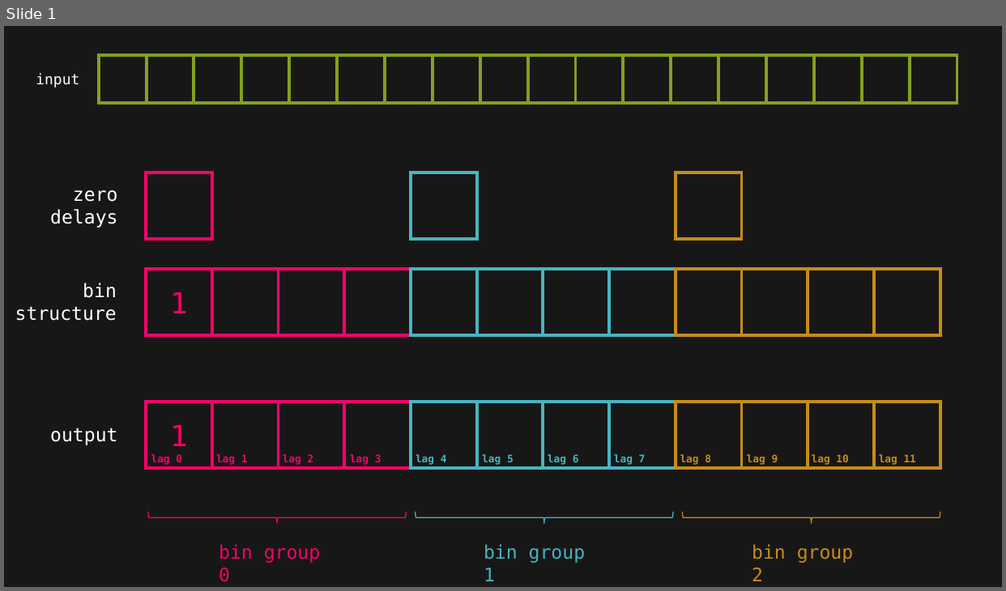
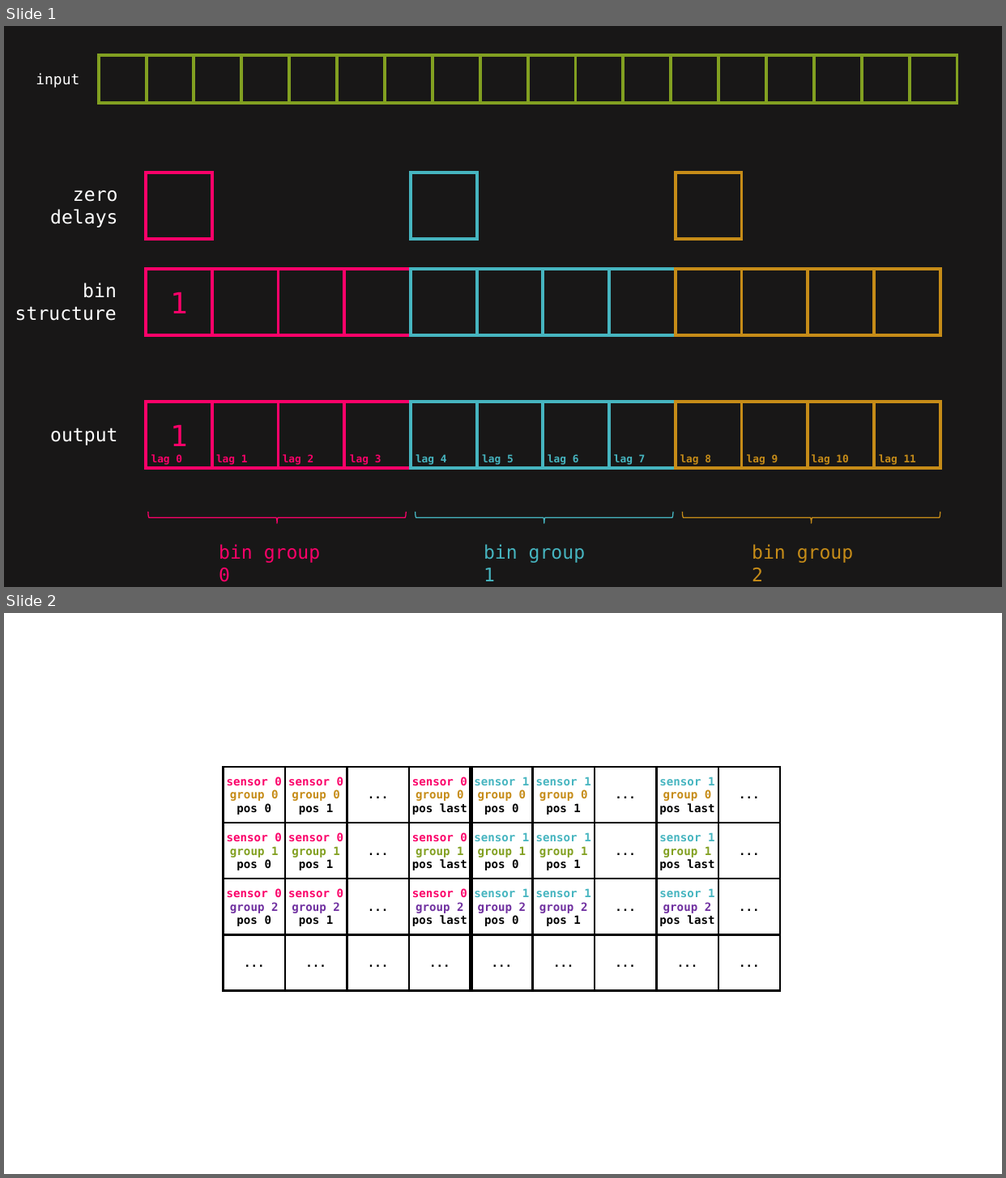
Before and after one commit to Lapo9/AutocorrelationCUDA, a slide deck: documentation/AlgorithmPresentation.pptx. Shown one above the other, each under a label of ours: slide 1 before the commit, slides 1 and 2 after it. The pictures are 1006x591 and 1006x1178 pixels, drawn with LibreOffice and Linux fonts; fonts in the diff are those of the drawing. Boxes give left, top, right and bottom in pixels: in the first picture for what was removed or moved away, otherwise in the second. Text is boxed around its words. In the diff, an @@ line names an element or a change of style, - is before the commit and + after.

```diff
--- a/documentation/AlgorithmPresentation.pptx
+++ b/documentation/AlgorithmPresentation.pptx
@@ slide 2 added at [4, 613, 1002, 1174], background #FFFFFF @@
@@ table added at [224, 767, 782, 991], 4 rows, 9 columns @@
+sensor 0 group 0 pos 0 | sensor 0 group 0 pos 1 | ... | sensor 0 group 0 pos last | sensor 1 group 0 pos 0 | sensor 1 group 0 pos 1 | ... | sensor 1 group 0 pos last | ...
+sensor 0 group 1 pos 0 | sensor 0 group 1 pos 1 | ... | sensor 0 group 1 pos last | sensor 1 group 1 pos 0 | sensor 1 group 1 pos 1 | ... | sensor 1 group 1 pos last | ...
+sensor 0 group 2 pos 0 | sensor 0 group 2 pos 1 | ... | sensor 0 group 2 pos last | sensor 1 group 2 pos 0 | sensor 1 group 2 pos 1 | ... | sensor 1 group 2 pos last | ...
+... | ... | ... | ... | ... | ... | ... | ... | ...
```
Also in this commit, not shown: 1 other file.
